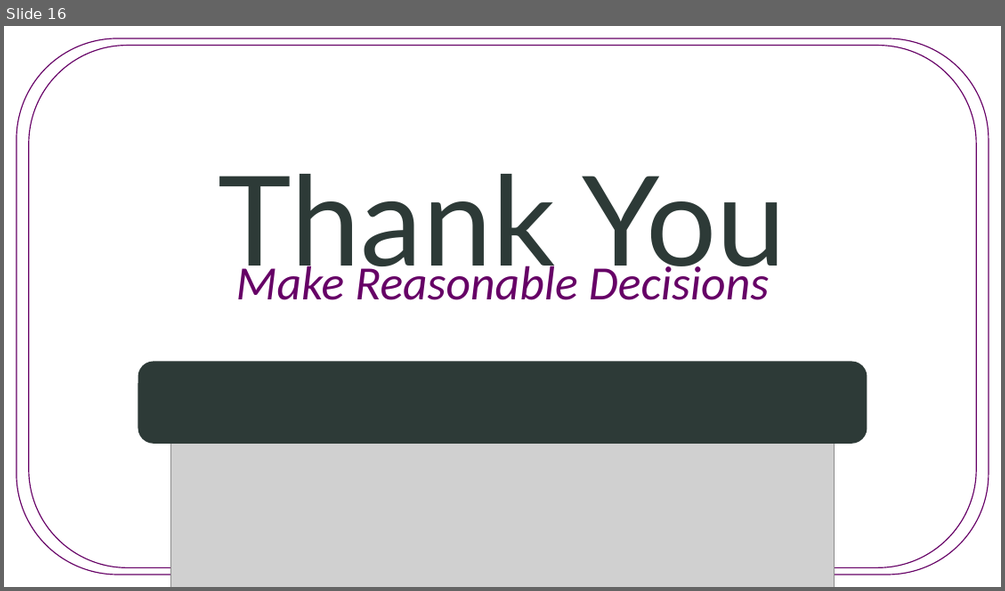
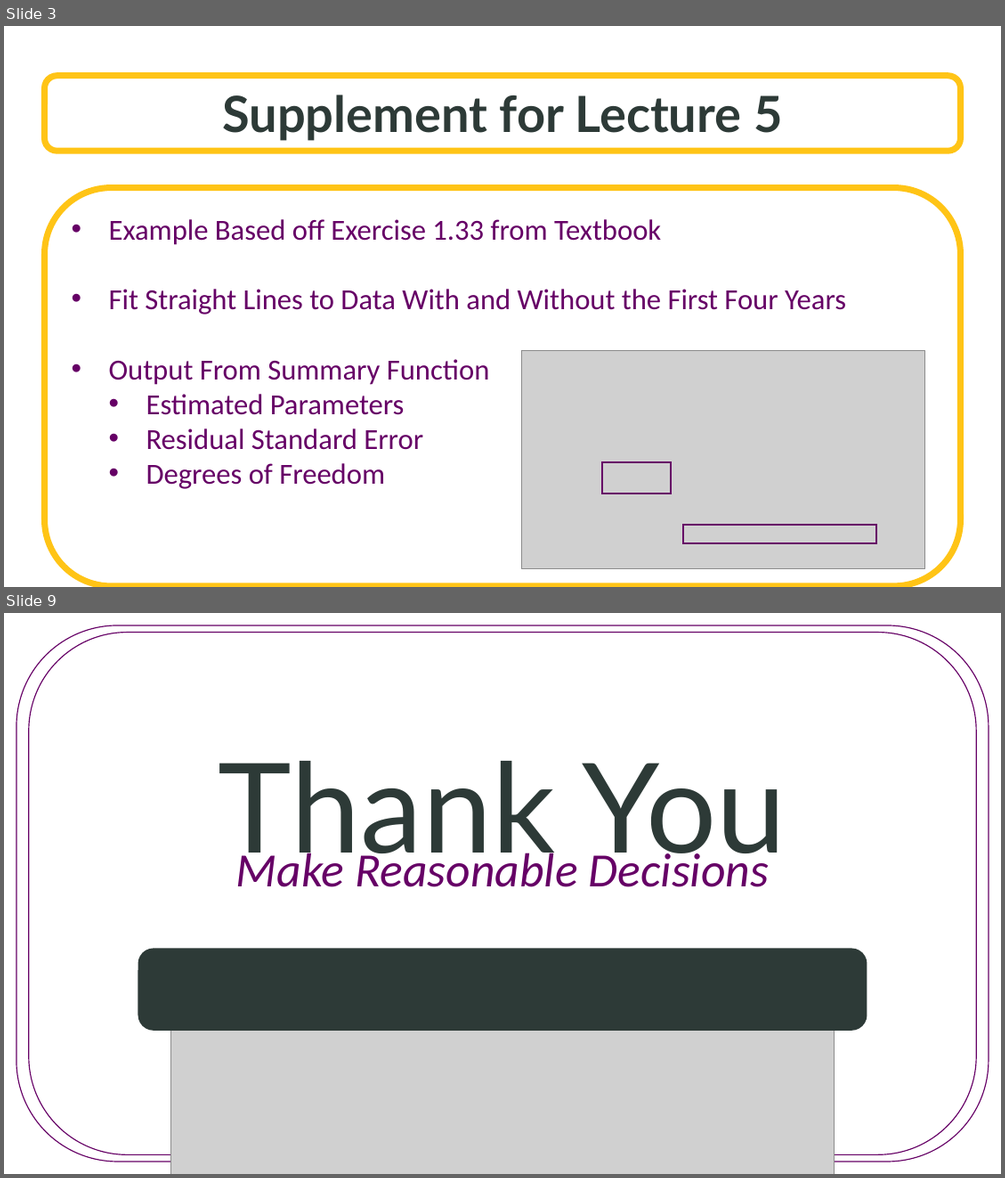
Before and after one commit to SuperMarioGiacomazzo/STOR455_WEBSITE, a slide deck: Lectures/5 - Assessing Conditions.pptx. Shown one above the other, each under a label of ours: slide 16 before the commit, slides 3 and 9 after it; the slides between them are not shown. The pictures are 1005x591 and 1005x1178 pixels, drawn with LibreOffice and Linux fonts; fonts in the diff are those of the drawing; grey boxes stand for pictures; background and template pictures are left out. Boxes give left, top, right and bottom in pixels: in the first picture for what was removed or moved away, otherwise in the second. Text is boxed around its words. In the diff, an @@ line names an element or a change of style, - is before the commit and + after.

```diff
--- a/Lectures/5 - Assessing Conditions.pptx
+++ b/Lectures/5 - Assessing Conditions.pptx
@@ slide 3 added at <box>4,26,1001,587</box>, background picture (left out) @@
@@ rounded rectangle added at <box>44,75,961,151</box>, fill #FFFFFF at 70% opacity, outline #FFC416 6 pt, 48 pt, text #2D3A37, bold @@
+Supplement for Lecture 5
@@ rounded rectangle added at <box>44,187,961,586</box>, fill #FFFFFF, outline #FFC416 6 pt, 28 pt, text #660066 @@
+• Example Based off Exercise 1.33 from Textbook
+• Fit Straight Lines to Data With and Without the First Four Years
+• Output From Summary Function
+  • Estimated Parameters
+  • Residual Standard Error
+  • Degrees of Freedom
@@ picture added at <box>521,350,924,568</box> @@
@@ rectangle added at <box>602,462,671,493</box>, outline #660066 2.25 pt @@
@@ rectangle added at <box>683,524,876,543</box>, outline #660066 2.25 pt @@
@@ what was slide 16 is now slide 9 @@
```
Also in this commit, not shown: 2 slides changed, 5 other slides added, 13 slides removed, 12 other files.
